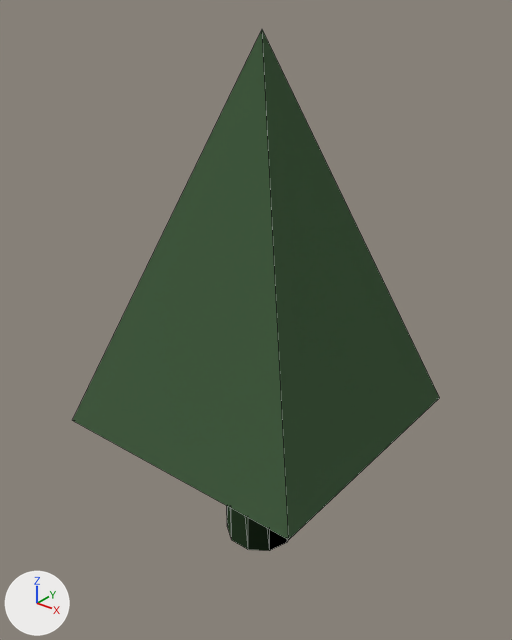
Two versions of the glTF model public/model/quaternius/nature/BushSmall.glb, one commit apart.
One viewpoint serves both versions: a 50 mm camera at (1.64, -2.08, 2.39) aimed at (-0.02, -0.01, 1.11). The lights are fixed; the arrows at lower left show +X, +Y and +Z. The first picture is the older version. Mesh edges are drawn as thin lines. Vertices at exactly the same position are counted once.

Names of what the first picture shows: 'filler_BushSmall'.
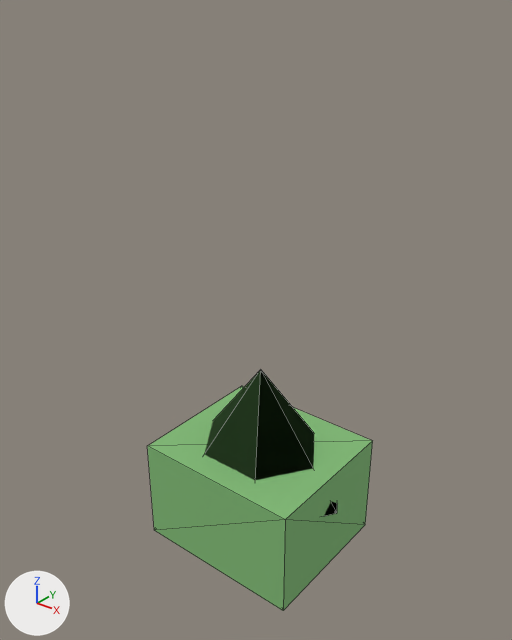
Where the change shows, as pixel boxes (x1, y1, x2, y2) in the pictures (512 x 640 px):
'filler_BushSmall', reshaped, recoloured (38% narrower, 54% shorter)
    before: (73, 30, 439, 551)
    after: (147, 370, 373, 611)
part 1 of me_bushsmall, added (green)
    after: (147, 386, 373, 611)
part 2 of me_bushsmall, added
    after: (204, 370, 337, 516)
part 3 of me_bushsmall, deleted
    before: (227, 506, 288, 551)
part 4 of me_bushsmall, deleted (green)
    before: (73, 30, 439, 540)

The edits, one by one:
Material 'nature_BushSmall_material' (mat_nature_bushsmall_material) is new.
Its base color is (0.22, 0.5, 0.18) (green #81bc76).
Its metallic is 0.02.
Its roughness is 0.85.
me_bushsmall is used by ob_filler_bushsmall; location (0.0, 0.0, 0.0).
me_bushsmall had 27 vertices, 26 faces and spanned x -0.57..0.57, y -0.57..0.57, z 0.0..2.22.
me_bushsmall no longer uses material mat_nature_filler_material (green #86b881).
me_bushsmall now has 15 vertices, 22 faces and spans x -0.42..0.42, y -0.33..0.33, z 0.0..0.88.
me_bushsmall part 1: a new loose piece, a box spanning x -0.38..0.38, y -0.33..0.33, z 0.0..0.49, in mat_nature_bushsmall_material (green #81bc76).
me_bushsmall part 2: a new loose piece, a 6-sided cone pointing to +z spanning x -0.42..0.42, y -0.32..0.32, z 0.31..0.88, in mat_nature_bushsmall_material (green #81bc76).
me_bushsmall part 3: the loose piece of 22 vertices spanning x -0.16..0.16, y -0.15..0.15, z 0.0..1.1 is deleted.
me_bushsmall part 4: the loose piece of 5 vertices spanning x -0.57..0.57, y -0.57..0.57, z 0.68..2.22 is deleted.
me_bushsmall gains material mat_nature_bushsmall_material (green #81bc76).
